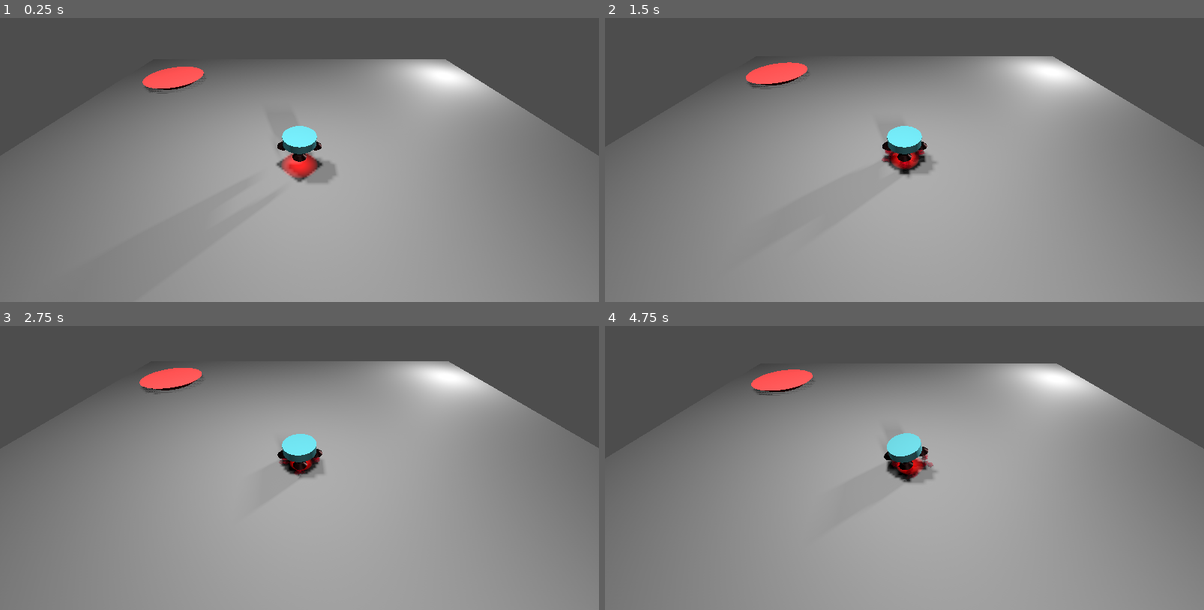
Above: before the commit, frames 1-4 (two rows, left to right).
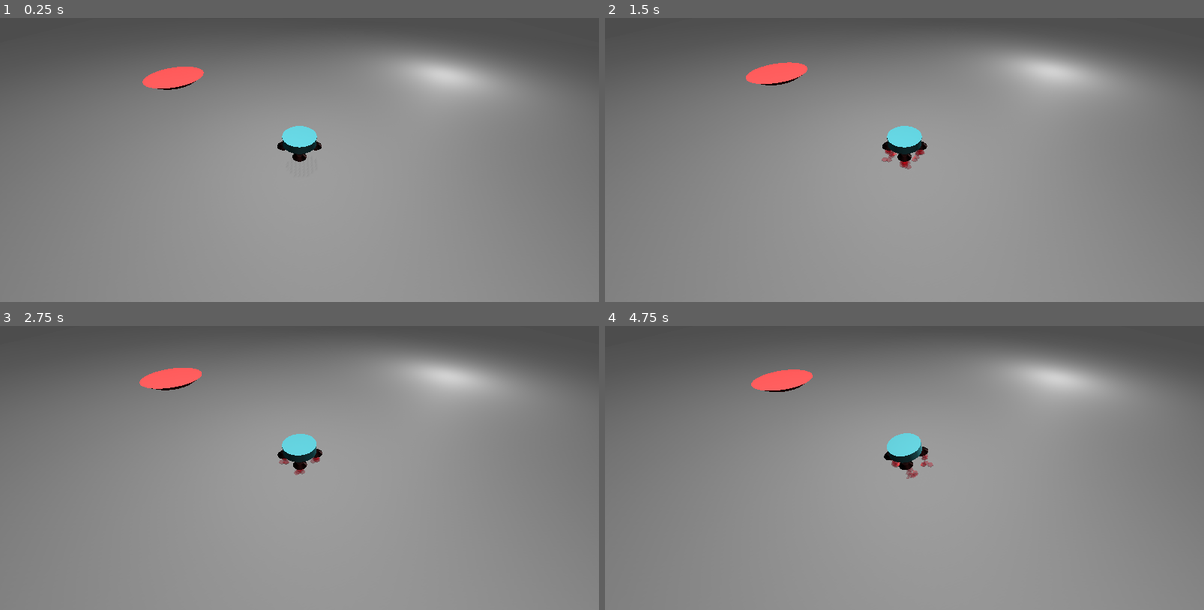
Above: after the commit, the same moments.

Repository: astnohk/LunarMouse3D
Game: Godot game, scene res://node_3d.tscn
Two runs of this game, one before a commit and one after it. Both use one fixed random seed, a clock stepped at 60 frames per second and the inputs below.
Inputs (mouse positions are in pixels of both pictures, inside the frame that each line leads up to):
- Up to frame 1 (0.25 s): no input
- Up to frame 2 (1.5 s): move the mouse to (1036, 117) at 0.52 s; press the mouse at (1036, 117) at 0.53 s; tap Enter at 1.25 s; move the mouse to (784, 151) at 1.27 s; release the mouse at (784, 151) at 1.28 s; click (784, 151) at 1.35 s
- Up to frame 3 (2.75 s): move the mouse to (359, 368) at 2.02 s; press the mouse at (359, 368) at 2.03 s
- Up to frame 4 (4.75 s): move the mouse to (874, 507) at 2.77 s; release the mouse at (874, 507) at 2.78 s; click (874, 507) at 2.85 s; move the mouse to (1084, 493) at 3.52 s; press the mouse at (1084, 493) at 3.53 s; move the mouse to (724, 391) at 4.27 s; release the mouse at (724, 391) at 4.28 s; click (724, 391) at 4.35 s

The runs differ from the first frame. In frame 1, 10% of the frame differs, in the area x 0-100%, y 8-58%; in frame 2, 10%; in frame 3, 9.5%; in frame 4, 9.9%.

Commit message:
Show "GOAL" when goal detected.

Diff:
--- a/WorldBase.gd
+++ b/WorldBase.gd
@@ -11,3 +11,4 @@
 
 func _detect_goal():
 	print("Goal.")
+	get_node("Panel").visible = true
--- a/node_3d.tscn
+++ b/node_3d.tscn
@@ -12,10 +12,10 @@
 bounce = 0.1
 
 [sub_resource type="BoxMesh" id="BoxMesh_w7fgs"]
-size = Vector3(20, 0.25, 20)
+size = Vector3(50, 0.25, 50)
 
 [sub_resource type="BoxShape3D" id="BoxShape3D_bdij1"]
-size = Vector3(20, 0.25, 20)
+size = Vector3(50, 0.25, 50)
 
 [sub_resource type="PhysicsMaterial" id="PhysicsMaterial_drmpy"]
 friction = 0.9
@@ -68,6 +68,30 @@
 [sub_resource type="CylinderShape3D" id="CylinderShape3D_huy34"]
 height = 0.1
 radius = 0.2
+
+[sub_resource type="FontFile" id="FontFile_aidcv"]
+face_index = null
+embolden = null
+transform = null
+cache/0/16/0/ascent = 0.0
+cache/0/16/0/descent = 0.0
+cache/0/16/0/underline_position = 0.0
+cache/0/16/0/underline_thickness = 0.0
+cache/0/16/0/scale = 1.0
+cache/0/16/0/kerning_overrides/16/0 = Vector2(0, 0)
+cache/0/16/0/kerning_overrides/64/0 = Vector2(0, 0)
+cache/0/64/0/ascent = 0.0
+cache/0/64/0/descent = 0.0
+cache/0/64/0/underline_position = 0.0
+cache/0/64/0/underline_thickness = 0.0
+cache/0/64/0/scale = 1.0
+cache/0/64/0/kerning_overrides/16/0 = Vector2(0, 0)
+cache/0/64/0/kerning_overrides/64/0 = Vector2(0, 0)
+
+[sub_resource type="LabelSettings" id="LabelSettings_rwyjq"]
+font = SubResource("FontFile_aidcv")
+font_size = 64
+font_color = Color(1, 0.25098, 0.25098, 1)
 
 [node name="Root" type="Node3D"]
 script = ExtResource("1_cyr6l")
@@ -243,33 +267,62 @@
 initial_velocity_min = 0.2
 initial_velocity_max = 0.7
 
+[node name="SunLight" type="DirectionalLight3D" parent="."]
+transform = Transform3D(1, 0, 0, 0, 1.19249e-08, 1, 0, -1, 1.19249e-08, 0, 2.34714, 0)
+light_energy = 0.25
+
 [node name="OmniLight3D" type="OmniLight3D" parent="."]
 transform = Transform3D(1, 0, 0, 0, 1, 0, 0, 0, 1, 0, 5.78192, 0)
-light_energy = 7.141
+light_energy = 2.0
 shadow_enabled = true
 omni_range = 94.638
 omni_attenuation = 1.7411
 
 [node name="OmniLight3D2" type="OmniLight3D" parent="."]
 transform = Transform3D(1, 0, 0, 0, 1, 0, 0, 0, 1, 2.89335, 2.69776, 10.2112)
-light_energy = 7.141
+light_energy = 2.0
 shadow_enabled = true
 omni_range = 94.638
 omni_attenuation = 1.7411
 
 [node name="OmniLight3D3" type="OmniLight3D" parent="."]
 transform = Transform3D(1, 0, 0, 0, 1, 0, 0, 0, 1, -6.7171, 9.49457, -2.85772)
-light_energy = 7.141
+light_energy = 2.0
 shadow_enabled = true
 omni_range = 94.638
 omni_attenuation = 1.7411
 
 [node name="OmniLight3D4" type="OmniLight3D" parent="."]
 transform = Transform3D(1, 0, 0, 0, 1, 0, 0, 0, 1, 8.56951, 2.20489, -7.34712)
-light_energy = 7.141
+light_energy = 2.0
 shadow_enabled = true
 omni_range = 94.638
 omni_attenuation = 1.7411
 
+[node name="Panel" type="Panel" parent="."]
+visible = false
+anchors_preset = 8
+anchor_left = 0.5
+anchor_top = 0.5
+anchor_right = 0.5
+anchor_bottom = 0.5
+offset_left = -89.5
+offset_top = -48.0
+offset_right = 89.5
+offset_bottom = 48.0
+grow_horizontal = 2
+grow_vertical = 2
+size_flags_horizontal = 6
+size_flags_vertical = 6
+
+[node name="Label" type="Label" parent="Panel"]
+layout_mode = 0
+offset_right = 181.0
+offset_bottom = 93.0
+text = "GOAL"
+label_settings = SubResource("LabelSettings_rwyjq")
+horizontal_alignment = 1
+vertical_alignment = 1
+
 [connection signal="body_entered" from="GoalStage/Area3D" to="GoalStage" method="_on_area_3d_body_entered"]
 [connection signal="body_exited" from="GoalStage/Area3D" to="GoalStage" method="_on_area_3d_body_exited"]
Not shown: 1 places in node_3d.tscn that only renumber resources
